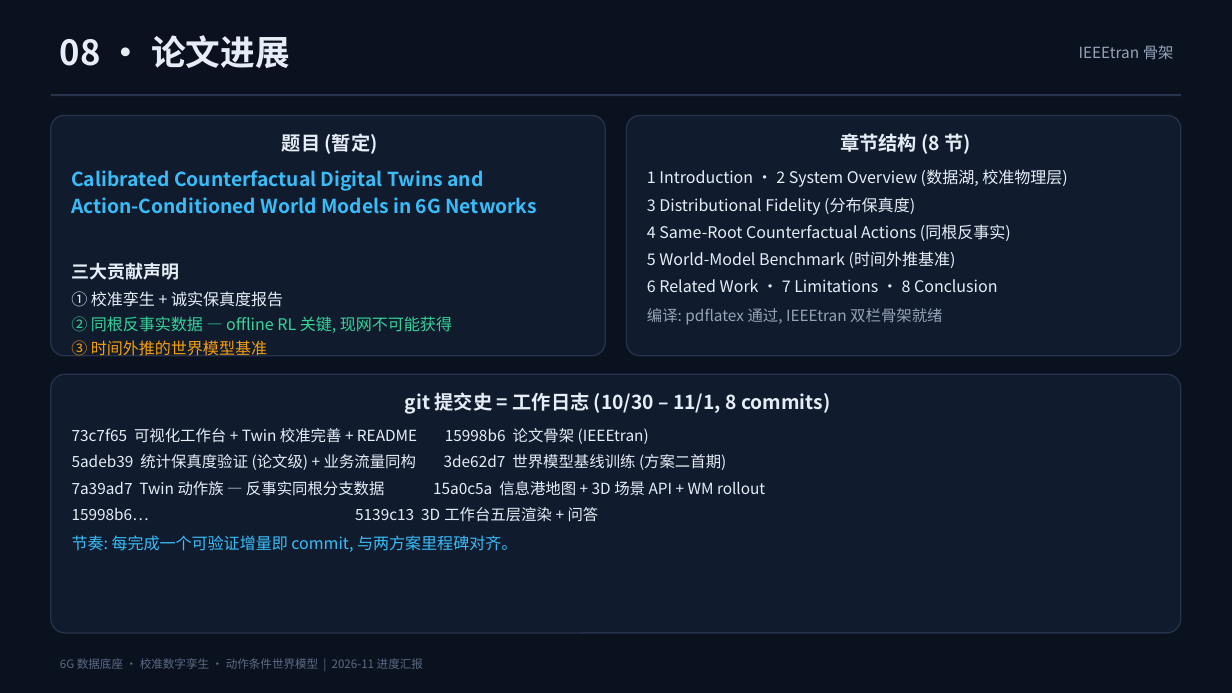
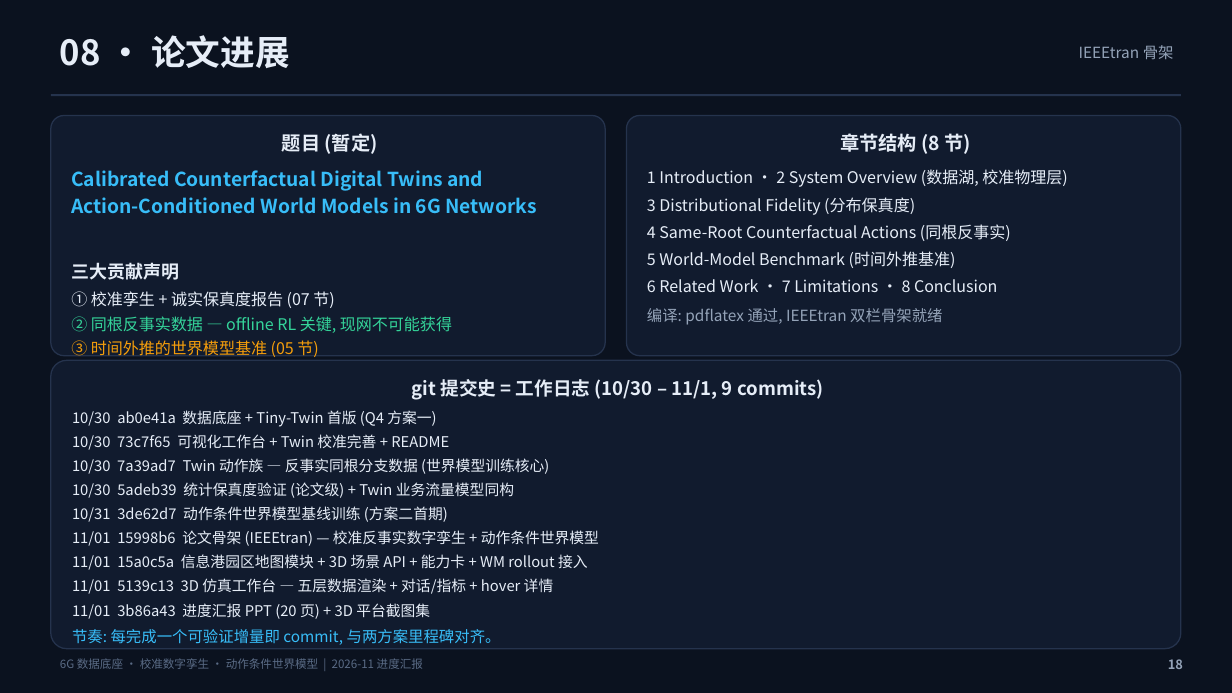
Before and after one commit to xuda1979/world-model, a slide deck: slide 18 of world6g/docs/world6g_progress.pptx. Drawn at 1232x693 pixels with LibreOffice and Linux fonts; fonts in the diff are those of the drawing. Boxes give left, top, right and bottom in pixels: in the first picture for what was removed or moved away, otherwise in the second. Text is boxed around its words. In the diff, an @@ line names an element or a change of style, - is before the commit and + after.

```diff
--- a/world6g/docs/world6g_progress.pptx
+++ b/world6g/docs/world6g_progress.pptx
@@ text in rounded rectangle at (71, 291, 334, 308): text changed @@
-① 校准孪生 + 诚实保真度报告
+① 校准孪生 + 诚实保真度报告 (07 节)
@@ text in rounded rectangle at (71, 340, 318, 357): text changed @@
-③ 时间外推的世界模型基准
+③ 时间外推的世界模型基准 (05 节)
@@ rounded rectangle "git 提交史 = 工作日志 (10/30 ...": place and size @@
-rounded rectangle "git 提交史 = 工作日志 (10/30 ..." at (51, 374, 1181, 633)
+rounded rectangle "git 提交史 = 工作日志 (10/30 ..." at (51, 360, 1181, 649)
@@ text in rounded rectangle at (72, 379, 823, 619): text changed; size 12 to 11.5 pt @@
-git 提交史 = 工作日志 (10/30 – 11/1, 8 commits)
-73c7f65 可视化工作台 + Twin 校准完善 + README 15998b6 论文骨架 (IEEEtran)
-5adeb39 统计保真度验证 (论文级) + 业务流量同构 3de62d7 世界模型基线训练 (方案二首期)
-7a39ad7 Twin 动作族 — 反事实同根分支数据 15a0c5a 信息港地图 + 3D 场景 API + WM rollout
-15998b6… 5139c13 3D 工作台五层渲染 + 问答
+git 提交史 = 工作日志 (10/30 – 11/1, 9 commits)
+10/30 ab0e41a 数据底座 + Tiny-Twin 首版 (Q4 方案一)
+10/30 73c7f65 可视化工作台 + Twin 校准完善 + README
+10/30 7a39ad7 Twin 动作族 — 反事实同根分支数据 (世界模型训练核心)
+10/30 5adeb39 统计保真度验证 (论文级) + Twin 业务流量模型同构
+10/31 3de62d7 动作条件世界模型基线训练 (方案二首期)
+11/01 15998b6 论文骨架 (IEEEtran) — 校准反事实数字孪生 + 动作条件世界模型
+11/01 15a0c5a 信息港园区地图模块 + 3D 场景 API + 能力卡 + WM rollout 接入
+11/01 5139c13 3D 仿真工作台 — 五层数据渲染 + 对话/指标 + hover 详情
+11/01 3b86a43 进度汇报 PPT (20 页) + 3D 平台截图集
@@ text in rounded rectangle at (72, 629, 501, 645): size 12.5 to 12 pt in "节奏: 每完成一个可验证增量即 commit, 与两方案里程碑对齐。"; less space between paragraphs @@
@@ text added at (1168, 659, 1183, 669), 10 pt, text #94A3B8, bold @@
+18
```
Also in this commit, not shown: 18 other slides changed, 1 slide added, 1 slide removed, 18 other files.
